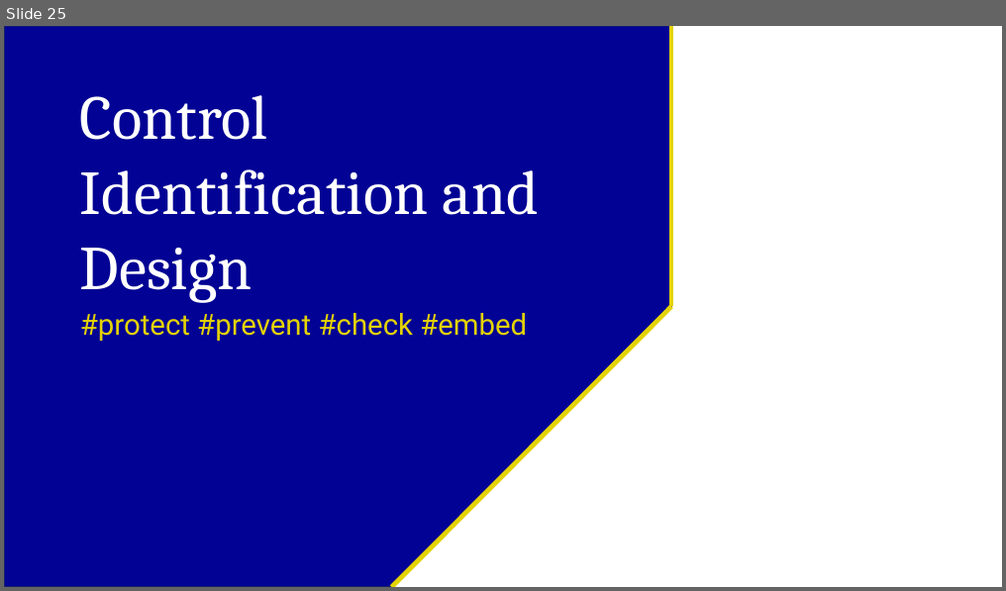
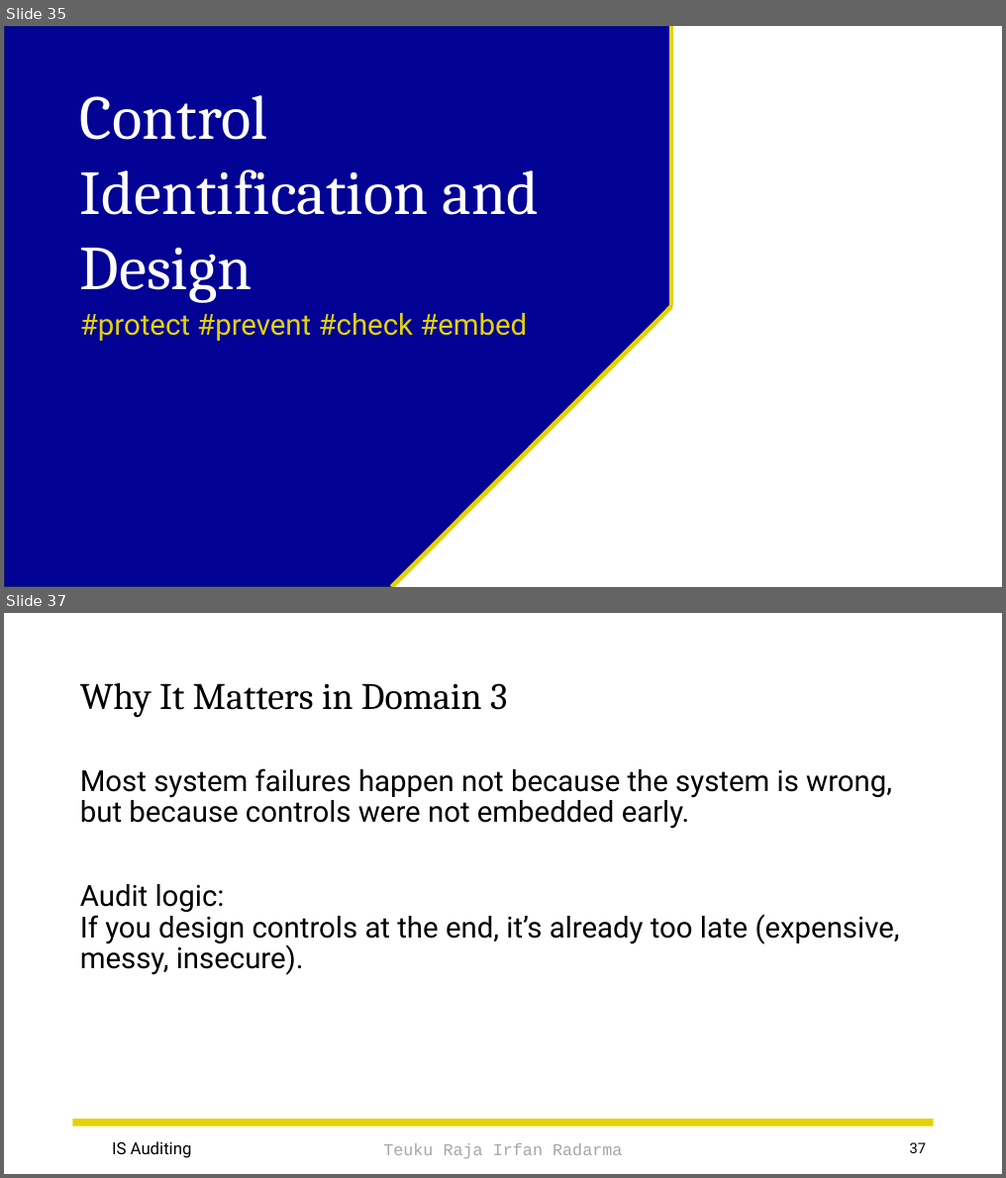
Before and after one commit to irfanradarma/Audit-SI, a slide deck: Slides/03 - IS Acquisition & Development.pptx. Shown one above the other, each under a label of ours: slide 25 before the commit, slides 35 and 37 after it; the slides between them are not shown. The pictures are 1006x591 and 1006x1178 pixels, drawn with LibreOffice and Linux fonts; fonts in the diff are those of the drawing; background and template pictures are left out. Boxes give left, top, right and bottom in pixels: in the first picture for what was removed or moved away, otherwise in the second. Text is boxed around its words. In the diff, an @@ line names an element or a change of style, - is before the commit and + after.

```diff
--- a/Slides/03 - IS Acquisition & Development.pptx
+++ b/Slides/03 - IS Acquisition & Development.pptx
@@ slide 37 added at [4, 613, 1002, 1174], background picture (left out) @@
@@ title added at [80, 682, 507, 718], 36 pt, text #000000 @@
+Why It Matters in Domain 3
@@ text added at [80, 768, 900, 975], 28 pt, text #000000 @@
+Most system failures happen not because the system is wrong,
+but because controls were not embedded early.
+Audit logic:
+If you design controls at the end, it’s already too late (expensive, messy, insecure).
@@ rectangle added at [73, 1119, 934, 1127], fill #E4D304 @@
@@ text added at [112, 1142, 192, 1158], 16 pt, text #000000 @@
+IS Auditing
@@ text added at [383, 1144, 622, 1159], 16 pt, text #A6A6A6 @@
+Teuku Raja Irfan Radarma
@@ page number added at [910, 1143, 927, 1154], 14 pt, text #000000 @@
+37
@@ what was slide 25 is now slide 35 @@
```
Also in this commit, not shown: 4 slides changed, 17 other slides added, 2 other files.
